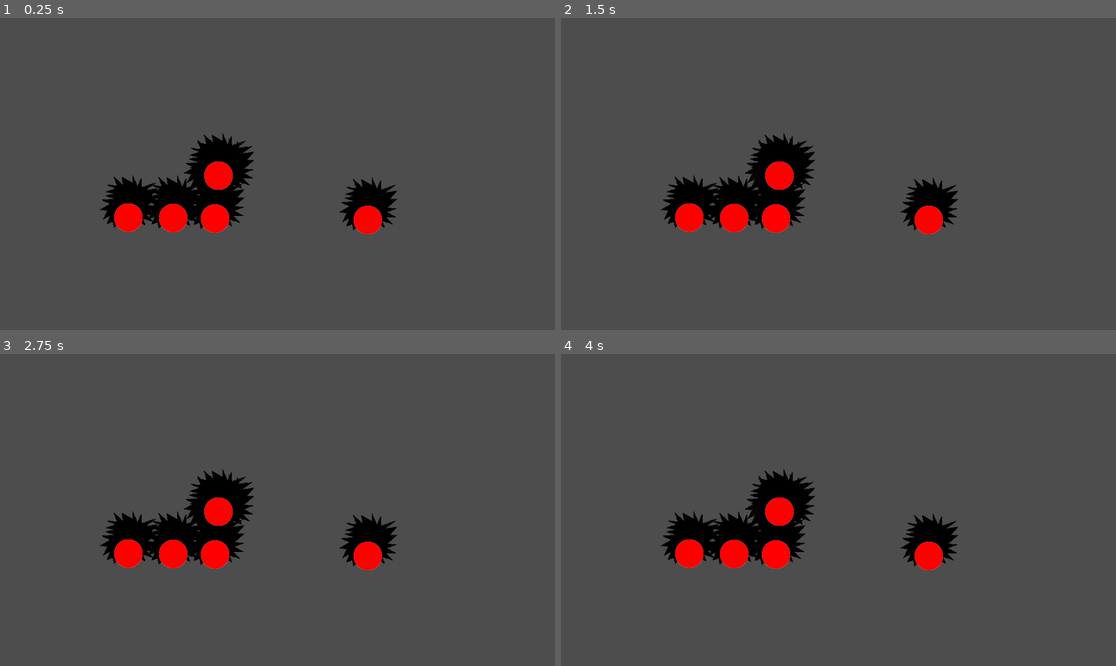
Above: before the commit, frames 1-4 (two rows, left to right).
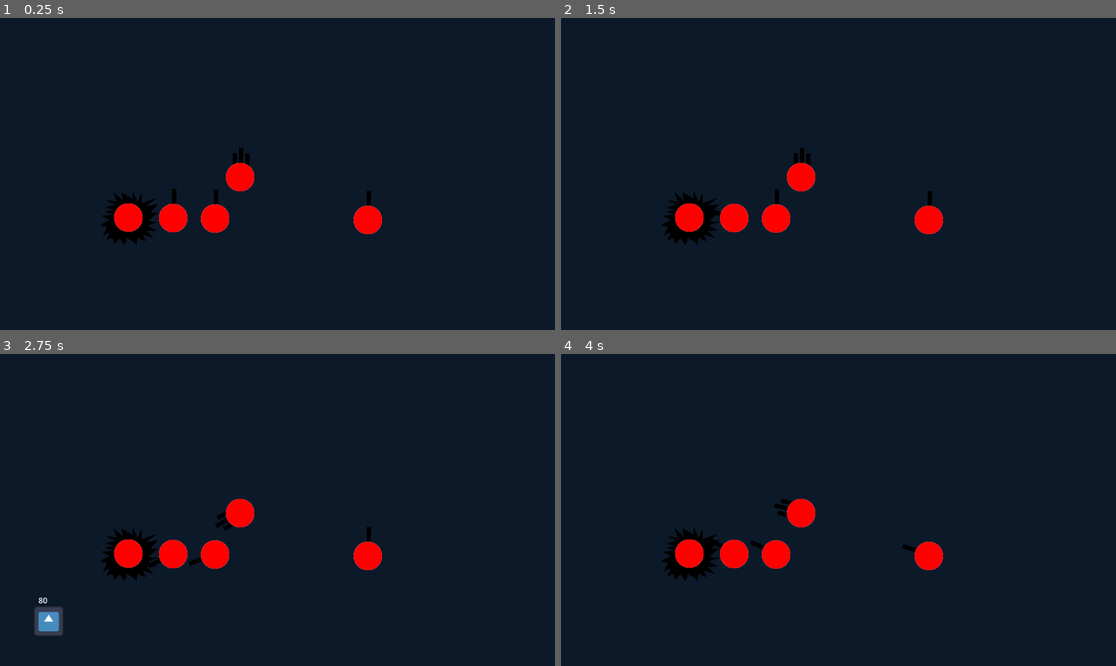
Above: after the commit, the same moments.

Repository: bthaus/Tea-Rex
Game: Godot game, scene res://main_scene.tscn
Same seed, same stepped clock (60 frames per second), same inputs: the game is played once before the commit and once after it. The engine's default icon, where the game draws it, is replaced by a stand-in: a white triangle on a blue panel in a dark square.
Inputs:
- Up to frame 1 (0.25 s): no input
- Up to frame 2 (1.5 s): tap Enter at 0.5 s; hold Right (testright, bound only after the commit) 0.53-1.28 s; tap Space at 1.25 s; hold Down (testdown) from 1.28 s (still down)
- Up to frame 3 (2.75 s): tap Enter at 2 s; release Down (testdown) at 2.03 s; hold Right (testright, bound only after the commit) from 2.03 s (still down)
- Up to frame 4 (4 s): release Right (testright, bound only after the commit) at 2.78 s; hold Up (testup) 2.78-3.53 s; hold Left (testleft, bound only after the commit) from 3.53 s (still down)

The runs differ from the first frame. In frame 1, 98% of the frame differs, in the area x 0-100%, y 0-100%; in frame 2, 98%; in frame 3, 98%; in frame 4, 98%.

Commit message:
added turrettypes

Diff:
--- /dev/null
+++ b/ConeFlash.gd
@@ -0,0 +1,24 @@
+extends PointLight2D
+class_name ConeFlash
+var duration;
+static func flash(global_position, duration,root,angle,size=1):
+	var temp=load("res://UtilScenes/cone_flash.tscn").instantiate()as ConeFlash;
+	temp.duration=duration;
+	temp.apply_scale(Vector2(size,size));
+	temp.global_rotation=angle;
+	root.add_child(temp);
+	temp.global_position=global_position;
+	pass
+# Called when the node enters the scene tree for the first time.
+func _ready():
+
+	pass # Replace with function body.
+
+
+# Called every frame. 'delta' is the elapsed time since the previous frame.
+func _process(delta):
+	duration=duration-1*delta;
+	energy=energy-1*delta;
+	if duration <=0:
+		queue_free();
+	pass
--- /dev/null
+++ b/Explosion.gd
@@ -0,0 +1,35 @@
+extends Node2D
+class_name Explosion
+
+# Called when the node enters the scene tree for the first time.
+func _ready():
+	pass # Replace with function body.
+var damage;
+var type
+static func create(type,damage, position, root,scale=1):
+	var temp=load("res://TurretScripts/Projectiles/Explosion.tscn").instantiate() as Explosion;
+	temp.type=type;
+	temp.apply_scale(Vector2(scale,scale));
+	temp.damage=damage;
+	root.add_child(temp);
+	temp.global_position=position;
+	temp.get_node("AnimatedSprite2D").play("default");
+
+	pass;
+
+# Called every frame. 'delta' is the elapsed time since the previous frame.
+func _process(delta):
+	pass
+
+
+func _on_area_2d_area_entered(area):
+	if(area.get_parent().name!="Monster"):
+		return;
+	area.get_parent().hit(type,damage);
+
+	pass # Replace with function body.
+
+
+func _on_animated_sprite_2d_animation_finished():
+	queue_free()
+	pass # Replace with function body.
--- a/Stats.gd
+++ b/Stats.gd
@@ -6,8 +6,15 @@
 static var green_range=2*base_range;
 static var blue_range=2*base_range;
 static var yellow_range=4*base_range;
-static var red_range=1*base_range;
+static var red_range=0.2*base_range;
 static var grey_range=2*base_range;
+
+static var base_missile_speed=1000;
+static var green_missile_speed=2*base_missile_speed;
+static var blue_missile_speed=2*base_missile_speed;
+static var yellow_missile_speed=4*base_missile_speed;
+static var red_missile_speed=1*base_missile_speed;
+static var grey_missile_speed=2*base_missile_speed;
 
 
 static var base_cooldown=1;
@@ -15,7 +22,7 @@
 static var blue_cooldown=base_cooldown*2;
 static var yellow_cooldown=base_cooldown*3;
 static var grey_cooldown=base_cooldown*1;
-static var red_cooldown=base_cooldown*1;
+static var red_cooldown=base_cooldown*0.3;
 
 static var base_damage=10;
 static var green_damage=base_damage*1;
@@ -24,6 +31,10 @@
 static var grey_damage=base_damage*1;
 static var red_damage=base_damage*1;
 
+static var green_explosion_range=0.5;
+
+
+static var enemyHP=100;
 
 enum TurretColor {GREY=1, GREEN=2, RED=3, YELLOW=4,BLUE=5};
 
@@ -58,6 +69,22 @@
 		5: return blue_damage;
 	pass
 
+static func getMissileSpeed(type:TurretColor):
+	match type:
+		1: return green_missile_speed;
+		2: return green_missile_speed;
+		3:return red_missile_speed;
+		4: return yellow_missile_speed;
+		5: return blue_missile_speed;
+	pass
+static func getOneshotType(type:TurretColor):
+	match type:
+		1: return true;
+		2: return true;
+		3:return false;
+		4: return true;
+		5: return true;
+	pass;
 static func getRange(type:TurretColor):
 	match type:
 		1: return grey_range;
--- /dev/null
+++ b/TurretScripts/Projectiles/Base_projectile.tscn
@@ -0,0 +1,32 @@
+[gd_scene load_steps=6 format=3 uid="uid://dhqh1n7m1dlpt"]
+
+[ext_resource type="Script" path="res://TurretScripts/Projectiles/Projectile.gd" id="1_mhlsq"]
+[ext_resource type="Texture2D" uid="uid://raoax8o4vipw" path="res://Assets/Turrets/Projectiles/BLUE_projectile.png" id="2_84on6"]
+[ext_resource type="AudioStream" uid="uid://b48r3rrw2qhm1" path="res://Sounds/Soundeffects/BLUE_shot.wav" id="3_ap0mf"]
+[ext_resource type="AudioStream" uid="uid://bxe1kduqy6i72" path="res://Sounds/Soundeffects/BLUE_hit.wav" id="4_qoels"]
+
+[sub_resource type="CapsuleShape2D" id="CapsuleShape2D_ep7yo"]
+radius = 4.0
+height = 20.0
+
+[node name="Base_Projectile" type="Node2D"]
+script = ExtResource("1_mhlsq")
+
+[node name="Sprite2D" type="Sprite2D" parent="."]
+texture = ExtResource("2_84on6")
+
+[node name="Area2D" type="Area2D" parent="."]
+collision_layer = 0
+collision_mask = 2
+
+[node name="CollisionShape2D" type="CollisionShape2D" parent="Area2D"]
+position = Vector2(-2, -2)
+shape = SubResource("CapsuleShape2D_ep7yo")
+
+[node name="shot" type="AudioStreamPlayer2D" parent="."]
+stream = ExtResource("3_ap0mf")
+
+[node name="hit" type="AudioStreamPlayer2D" parent="."]
+stream = ExtResource("4_qoels")
+
+[connection signal="area_entered" from="Area2D" to="." method="_on_area_2d_area_entered"]
--- /dev/null
+++ b/TurretScripts/Projectiles/Explosion.tscn
@@ -0,0 +1,70 @@
+[gd_scene load_steps=14 format=3 uid="uid://dnsier7rnrjtx"]
+
+[ext_resource type="Script" path="res://Explosion.gd" id="1_qdan5"]
+[ext_resource type="Texture2D" uid="uid://qrn5jky8xocn" path="res://Assets/Effects/Explosion_1/Explosion_1.png" id="2_221hr"]
+[ext_resource type="Texture2D" uid="uid://beiupq3urywvv" path="res://Assets/Effects/Explosion_1/Explosion_2.png" id="3_hy7bi"]
+[ext_resource type="Texture2D" uid="uid://q3sef4sf3ys4" path="res://Assets/Effects/Explosion_1/Explosion_3.png" id="4_fodan"]
+[ext_resource type="Texture2D" uid="uid://cvpxnuh1j3brl" path="res://Assets/Effects/Explosion_1/Explosion_4.png" id="5_gpdri"]
+[ext_resource type="Texture2D" uid="uid://d10tp2cpjuwxp" path="res://Assets/Effects/Explosion_1/Explosion_5.png" id="6_lbta5"]
+[ext_resource type="Texture2D" uid="uid://dp4t1xnjq256" path="res://Assets/Effects/Explosion_1/Explosion_6.png" id="7_yn206"]
+[ext_resource type="Texture2D" uid="uid://blwybgasd24qt" path="res://Assets/Effects/Explosion_1/Explosion_7.png" id="8_05hme"]
+[ext_resource type="Texture2D" uid="uid://dleuukiwqnpco" path="res://Assets/Effects/Explosion_1/Explosion_8.png" id="9_kpv8p"]
+[ext_resource type="Texture2D" uid="uid://b7niabpj7cw11" path="res://Assets/Effects/Explosion_1/Explosion_9.png" id="10_ud2mh"]
+[ext_resource type="Texture2D" uid="uid://c3hw04rxrxr5p" path="res://Assets/Effects/Explosion_1/Explosion_10.png" id="11_lxe7e"]
+
+[sub_resource type="SpriteFrames" id="SpriteFrames_4mmyl"]
+animations = [{
+"frames": [{
+"duration": 1.0,
+"texture": ExtResource("2_221hr")
+}, {
+"duration": 1.0,
+"texture": ExtResource("3_hy7bi")
+}, {
+"duration": 1.0,
+"texture": ExtResource("4_fodan")
+}, {
+"duration": 1.0,
+"texture": ExtResource("5_gpdri")
+}, {
+"duration": 1.0,
+"texture": ExtResource("6_lbta5")
+}, {
+"duration": 1.0,
+"texture": ExtResource("7_yn206")
+}, {
+"duration": 1.0,
+"texture": ExtResource("8_05hme")
+}, {
+"duration": 1.0,
+"texture": ExtResource("9_kpv8p")
+}, {
+"duration": 1.0,
+"texture": ExtResource("10_ud2mh")
+}, {
+"duration": 1.0,
+"texture": ExtResource("11_lxe7e")
+}],
+"loop": false,
+"name": &"default",
+"speed": 10.0
+}]
+
+[sub_resource type="CircleShape2D" id="CircleShape2D_nikvq"]
+radius = 252.389
+
+[node name="Explosion" type="Node2D"]
+script = ExtResource("1_qdan5")
+
+[node name="AnimatedSprite2D" type="AnimatedSprite2D" parent="."]
+sprite_frames = SubResource("SpriteFrames_4mmyl")
+frame = 9
+frame_progress = 1.0
+
+[node name="Area2D" type="Area2D" parent="."]
+
+[node name="CollisionShape2D" type="CollisionShape2D" parent="Area2D"]
+shape = SubResource("CircleShape2D_nikvq")
+
+[connection signal="animation_finished" from="AnimatedSprite2D" to="." method="_on_animated_sprite_2d_animation_finished"]
+[connection signal="area_entered" from="Area2D" to="." method="_on_area_2d_area_entered"]
--- a/TurretScripts/Projectiles/Projectile.gd
+++ b/TurretScripts/Projectiles/Projectile.gd
@@ -1,17 +1,36 @@
 extends Node2D
+class_name Projectile
+var shot=false;
+var damage;
+var direction:Vector2;
+var type;
+var ext="";
+var oneshot:bool;
+static func create(type)-> Projectile:
+	var temp=load("res://TurretScripts/Projectiles/Base_projectile.tscn").instantiate() as Projectile;
+	temp.type=type;
 
-var shot=false;
-var damage=Stats.getDamage(Stats.TurretColor.RED);
-var direction:Vector2;
+	return temp;
 # Called when the node enters the scene tree for the first time.
 func _ready():
+	setup();
+	pass # Replace with function body.
+func setup():
+	$Sprite2D.texture=load("res://Assets/Turrets/Projectiles/"+Stats.getStringFromEnum(type)+ext+"_projectile.png");
+	$shot.stream=load("res://Sounds/Soundeffects/"+Stats.getStringFromEnum(type)+ext+"_shot.wav")
+	$hit.stream=load("res://Sounds/Soundeffects/"+Stats.getStringFromEnum(type)+ext+"_hit.wav")
+	oneshot=Stats.getOneshotType(type);
+	damage=Stats.getDamage(type);
+	pass;
+func shoot(target,damage):
+	$shot.play();
 
-	pass # Replace with function body.
+	self.damage=damage;
 
-func shoot(target,damage):
-	$AudioStreamPlayer2D.play();
-	self.damage=damage;
 	direction=(target.global_position-self.global_position).normalized();
+	if type==Stats.TurretColor.BLUE:
+		ConeFlash.flash(self.global_position,0.1,get_tree().get_root(),direction.angle() + PI / 2.0,0.2);
+
 	global_rotation=direction.angle() + PI / 2.0
 	shot=true;
 	pass;
@@ -19,14 +38,21 @@
 # Called every frame. 'delta' is the elapsed time since the previous frame.
 func _process(delta):
 	if shot:
-		translate(direction*delta*1000);
+		translate(direction*delta*Stats.getMissileSpeed(type));
 	pass
 
-
+func playHitSound():
+	if !$hit.playing:
+		$hit.play();
+	pass;
 func _on_area_2d_area_entered(area):
+	playHitSound();
 	if(area.get_parent().name!="Monster"):
 		return;
-	area.get_parent().hit(Stats.TurretColor.RED,self.damage);
-	queue_free();
+	area.get_parent().hit(type,self.damage);
+	if type==Stats.TurretColor.GREEN:
+		Explosion.create(type,damage,global_position,get_tree().get_root(),Stats.green_explosion_range);
+	if oneshot:
+		queue_free();
 
 	pass # Replace with function body.
--- a/TurretScripts/Projectiles/RED_Projectile.gd
+++ /dev/null
@@ -1,11 +0,0 @@
-extends Node2D
-
-
-# Called when the node enters the scene tree for the first time.
-func _ready():
-	pass # Replace with function body.
-
-
-# Called every frame. 'delta' is the elapsed time since the previous frame.
-func _process(delta):
-	pass
--- a/TurretScripts/Projectiles/RED_projectile.tscn
+++ /dev/null
@@ -1,28 +0,0 @@
-[gd_scene load_steps=5 format=3 uid="uid://dhqh1n7m1dlpt"]
-
-[ext_resource type="Script" path="res://TurretScripts/Projectiles/Projectile.gd" id="1_cdt2x"]
-[ext_resource type="Texture2D" uid="uid://c76tx8eiqiob3" path="res://Assets/Turrets/Projectiles/RED_projectile.png" id="2_jpt7y"]
-[ext_resource type="AudioStream" uid="uid://b48r3rrw2qhm1" path="res://Sounds/Soundeffects/Shot.wav" id="3_422yq"]
-
-[sub_resource type="CapsuleShape2D" id="CapsuleShape2D_ep7yo"]
-radius = 4.0
-height = 20.0
-
-[node name="RED_Projectile" type="Node2D"]
-script = ExtResource("1_cdt2x")
-
-[node name="Sprite2D" type="Sprite2D" parent="."]
-texture = ExtResource("2_jpt7y")
-
-[node name="Area2D" type="Area2D" parent="."]
-collision_layer = 0
-collision_mask = 2
-
-[node name="CollisionShape2D" type="CollisionShape2D" parent="Area2D"]
-position = Vector2(-2, -2)
-shape = SubResource("CapsuleShape2D_ep7yo")
-
-[node name="AudioStreamPlayer2D" type="AudioStreamPlayer2D" parent="."]
-stream = ExtResource("3_422yq")
-
-[connection signal="area_entered" from="Area2D" to="." method="_on_area_2d_area_entered"]
--- a/TurretScripts/turretbase.gd
+++ b/TurretScripts/turretbase.gd
@@ -4,8 +4,8 @@
 @export var range=1;
 @export var isBasic=true;
 @export var type: Stats.TurretColor;
-
 @export var stacks:int=1;
+@export var HP=Stats.enemyHP;
 var shooter;
 var projectile;
 var cooldown;
@@ -13,7 +13,7 @@
 var onCooldown=false;
 var direction:Vector2;
 
-static func getTurret(color:Stats.TurretColor, lvl:int,type:String="DEFAULT")->Turret:
+static func create(color:Stats.TurretColor, lvl:int,type:String="DEFAULT")->Turret:
 	var turret=load("res://TurretScripts/turretbase.tscn").instantiate() as Turret;
 	turret.type=color;
 	turret.stacks=lvl;
@@ -36,12 +36,19 @@
 
 func setUpTower():
 	$Base.texture=load("res://Assets/Turrets/Bases/"+Stats.getStringFromEnum(type)+"_base.png")
-	$Barrel.texture=load("res://Assets/Turrets/Barrels/"+Stats.getStringFromEnum(type)+"_barrel.png")
-	projectile=load("res://TurretScripts/Projectiles/"+Stats.getStringFromEnum(type)+"_projectile.tscn");
+	var barreltext=load("res://Assets/Turrets/Barrels/"+Stats.getStringFromEnum(type)+"_barrel.png")
+	$Barrel.texture=barreltext;
+	$Barrel/second.texture=barreltext;
+	$Barrel/third.texture=barreltext;
+
+	if type==Stats.TurretColor.RED:
+		projectile=Projectile.create(type);
+		projectile.z_index=-1;
+		add_child(projectile);
 	cooldown=Stats.getCooldown(type);
 	damage=Stats.getDamage(type);
 	$EnemyDetector.setRange(Stats.getRange(type))
-	util.p("setup completed")
+	util.p("setup completed for a "+Stats.getStringFromEnum(type)+" turret");
 
 	pass;
 func getStats():
@@ -54,12 +61,20 @@
 # Called every frame. 'delta' is the elapsed time since the previous frame.
 
 func _process(delta):
+
+
 	if inRange():
 		var target=$EnemyDetector.enemiesInRange[0];
 		direction=(target.global_position-self.global_position).normalized();
 		$Barrel.rotation=direction.angle() + PI / 2.0;
-
+		if type==Stats.TurretColor.RED:
+			projectile.rotate(360*2*delta);
 		if !onCooldown:
+			if type==Stats.TurretColor.RED:
+				for e in $EnemyDetector.enemiesInRange:
+					e.hit(type,self.damage)
+					projectile.playHitSound();
+				return;
 			shoot(target);
 	#debugg
 	if stacks>1:
@@ -72,18 +87,18 @@
 
 func shoot(target):
 
-	var shot=projectile.instantiate();
+	var shot=Projectile.create(type);
 	add_child(shot);
 	shot.global_position=$Barrel/BulletPosition.global_position;
 	shot.shoot(target,damage);
 
 	if stacks>1:
-		var sshot=projectile.instantiate();
+		var sshot=Projectile.create(type);;
 		add_child(sshot);
 		sshot.global_position=$Barrel/second/BulletPosition.global_position;
 		sshot.shoot(target,damage);
 	if stacks>2:
-		var tshot=projectile.instantiate();
+		var tshot=Projectile.create(type);;
 		add_child(tshot);
 		tshot.global_position=$Barrel/third/BulletPosition.global_position;
 		tshot.shoot(target,damage);
--- /dev/null
+++ b/UtilScenes/cone_flash.tscn
@@ -0,0 +1,12 @@
+[gd_scene load_steps=3 format=3 uid="uid://3tr315eica1w"]
+
+[ext_resource type="Texture2D" uid="uid://dwvldmtp1q5s7" path="res://Assets/Lights/conelight.png" id="1_xjspp"]
+[ext_resource type="Script" path="res://ConeFlash.gd" id="2_f67e5"]
+
+[node name="ConeFlash" type="PointLight2D"]
+z_index = 2
+position = Vector2(12, -14.5313)
+scale = Vector2(1.1875, 1.1875)
+texture = ExtResource("1_xjspp")
+offset = Vector2(0, -64)
+script = ExtResource("2_f67e5")
--- a/main_scene.tscn
+++ b/main_scene.tscn
@@ -1,36 +1,46 @@
-[gd_scene load_steps=4 format=3 uid="uid://ct8v030fwp2gh"]
+[gd_scene load_steps=5 format=3 uid="uid://ct8v030fwp2gh"]
 
 [ext_resource type="PackedScene" uid="uid://cdrytflh1sqcx" path="res://TurretScripts/turretbase.tscn" id="1_eo6a4"]
 [ext_resource type="PackedScene" uid="uid://cq7fvblvncfxh" path="res://monster.tscn" id="2_g6fes"]
 [ext_resource type="AudioStream" uid="uid://d3elhp46kr0sn" path="res://Sounds/Music/background4.wav" id="3_avl3y"]
+[ext_resource type="Texture2D" uid="uid://chsgerkqrpoy6" path="res://Assets/Level/Backgrounddummy.png" id="4_ykfqr"]
 
 [node name="MainScene" type="Node2D"]
 
+[node name="CanvasModulate" type="CanvasModulate" parent="."]
+visible = false
+color = Color(0.694118, 0.611765, 0.8, 1)
+
 [node name="Turret" parent="." instance=ExtResource("1_eo6a4")]
 position = Vector2(448, 416)
-stacks = 1
+type = 5
 
 [node name="Turret2" parent="." instance=ExtResource("1_eo6a4")]
 position = Vector2(361, 415)
-stacks = 1
-
-[node name="Turret3" parent="." instance=ExtResource("1_eo6a4")]
-position = Vector2(455, 327)
-stacks = 3
+type = 5
 
 [node name="Turret4" parent="." instance=ExtResource("1_eo6a4")]
 position = Vector2(268, 414)
-stacks = 1
 
 [node name="Turret5" parent="." instance=ExtResource("1_eo6a4")]
 position = Vector2(765, 419)
-stacks = 1
+type = 2
 
 [node name="Monster" parent="." instance=ExtResource("2_g6fes")]
 position = Vector2(-624, 180)
+
+[node name="Turret3" parent="." instance=ExtResource("1_eo6a4")]
+position = Vector2(500, 330)
+type = 5
+stacks = 3
 
 [node name="AudioListener2D" type="AudioListener2D" parent="."]
 
 [node name="MusicPlayer" type="AudioStreamPlayer2D" parent="."]
 stream = ExtResource("3_avl3y")
-autoplay = true
+
+[node name="Sprite2D" type="Sprite2D" parent="."]
+modulate = Color(0.403922, 0.74902, 1, 1)
+z_index = -2
+scale = Vector2(1000, 1000)
+texture = ExtResource("4_ykfqr")
--- a/monster.gd
+++ b/monster.gd
@@ -1,22 +1,26 @@
 extends Node2D
 class_name Monster;
 @export var sizemult=1;
-
+var hp;
 
 # Called when the node enters the scene tree for the first time.
 func _ready():
 	$Hitbox/Hitboxshape.apply_scale(Vector2(sizemult,sizemult));
-
+	hp=Stats.enemyHP;
 	pass # Replace with function body.
 
 func hit(color:Stats.TurretColor,damage,type="default"):
-	$AudioStreamPlayer2D.play();
+	hp=hp-damage;
+	$HP.text=str(hp)
 	pass;
 # Called every frame. 'delta' is the elapsed time since the previous frame.
 func _process(delta):
+	if(Input.is_action_pressed("testright")):
+		translate(Vector2(500*delta,0))
+	if(Input.is_action_pressed("testleft")):
+		translate(Vector2(-500*delta,0))
 	if(Input.is_action_pressed("testdown")):
-		translate(Vector2(500*delta,0))
+		translate(Vector2(0,500*delta))
 	if(Input.is_action_pressed("testup")):
-
-		translate(Vector2(-500*delta,0))
+		translate(Vector2(0,-500*delta))
 	pass
--- a/monster.tscn
+++ b/monster.tscn
@@ -1,7 +1,6 @@
-[gd_scene load_steps=5 format=3 uid="uid://cq7fvblvncfxh"]
+[gd_scene load_steps=4 format=3 uid="uid://cq7fvblvncfxh"]
 
 [ext_resource type="Script" path="res://monster.gd" id="1_g1k27"]
-[ext_resource type="AudioStream" uid="uid://bxe1kduqy6i72" path="res://Sounds/Soundeffects/hitBullet.wav" id="2_dx8hp"]
 [ext_resource type="Texture2D" uid="uid://b8n0busmwromw" path="res://icon.svg" id="3_ol012"]
 
 [sub_resource type="CircleShape2D" id="CircleShape2D_wsh3g"]
@@ -16,8 +15,13 @@
 [node name="Hitboxshape" type="CollisionShape2D" parent="Hitbox"]
 shape = SubResource("CircleShape2D_wsh3g")
 
-[node name="AudioStreamPlayer2D" type="AudioStreamPlayer2D" parent="."]
-stream = ExtResource("2_dx8hp")
+[node name="Sprite2D" type="Sprite2D" parent="."]
+position = Vector2(7.62939e-06, -7.62939e-06)
+scale = Vector2(0.484375, 0.484375)
+texture = ExtResource("3_ol012")
 
-[node name="Sprite2D" type="Sprite2D" parent="."]
-texture = ExtResource("3_ol012")
+[node name="HP" type="Label" parent="."]
+offset_left = -21.0
+offset_top = -55.0
+offset_right = 19.0
+offset_bottom = -32.0
--- a/project.godot
+++ b/project.godot
@@ -27,3 +27,13 @@
 "events": [Object(InputEventKey,"resource_local_to_scene":false,"resource_name":"","device":-1,"window_id":0,"alt_press …(182 unchanged characters)…
 ]
 }
+testright={
+"deadzone": 0.5,
+"events": [Object(InputEventKey,"resource_local_to_scene":false,"resource_name":"","device":-1,"window_id":0,"alt_pressed":false,"shift_pressed":false,"ctrl_pressed":false,"meta_pressed":false,"pressed":false,"keycode":0,"physical_keycode":4194321,"key_label":0,"unicode":0,"echo":false,"script":null)
+]
+}
+testleft={
+"deadzone": 0.5,
+"events": [Object(InputEventKey,"resource_local_to_scene":false,"resource_name":"","device":-1,"window_id":0,"alt_pressed":false,"shift_pressed":false,"ctrl_pressed":false,"meta_pressed":false,"pressed":false,"keycode":0,"physical_keycode":4194319,"key_label":0,"unicode":0,"echo":false,"script":null)
+]
+}
Binary file added: Assets/Effects/Explosion_1/Explosion_1.png
Not shown, added: Assets/Effects/Explosion_1/Explosion_1.png.import
Binary file added: Assets/Effects/Explosion_1/Explosion_10.png
Not shown, added: Assets/Effects/Explosion_1/Explosion_10.png.import
Binary file added: Assets/Effects/Explosion_1/Explosion_2.png
Not shown, added: Assets/Effects/Explosion_1/Explosion_2.png.import
Binary file added: Assets/Effects/Explosion_1/Explosion_3.png
Not shown, added: Assets/Effects/Explosion_1/Explosion_3.png.import
Binary file added: Assets/Effects/Explosion_1/Explosion_4.png
Not shown, added: Assets/Effects/Explosion_1/Explosion_4.png.import
Binary file added: Assets/Effects/Explosion_1/Explosion_5.png
Not shown, added: Assets/Effects/Explosion_1/Explosion_5.png.import
(and 19 more such lines)
